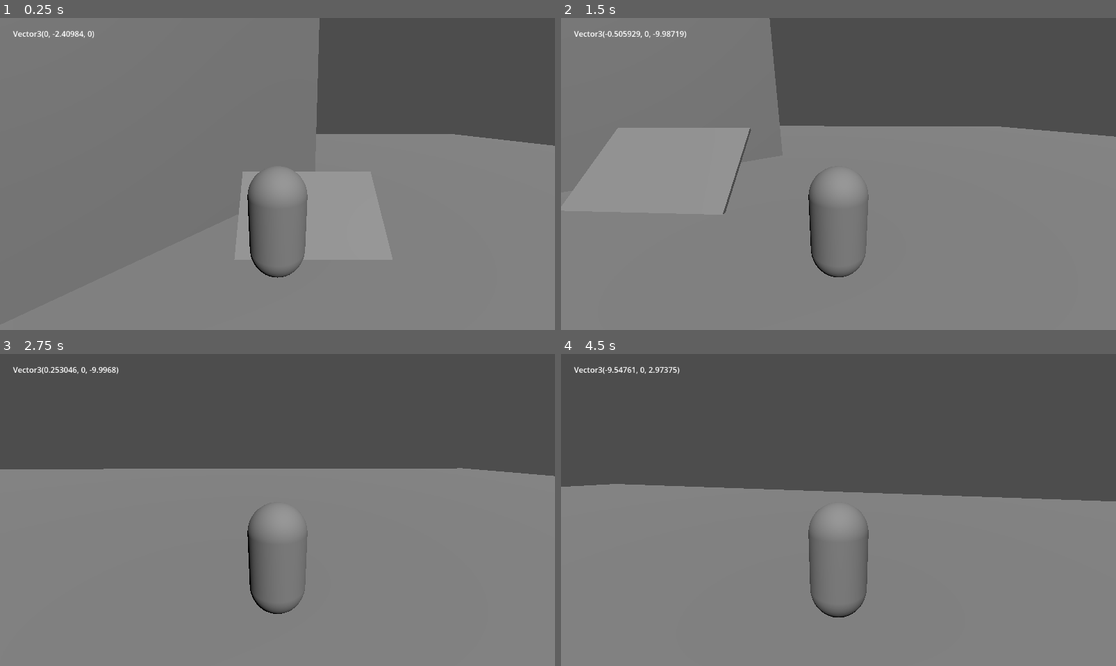
Above: before the commit, frames 1-4 (two rows, left to right).
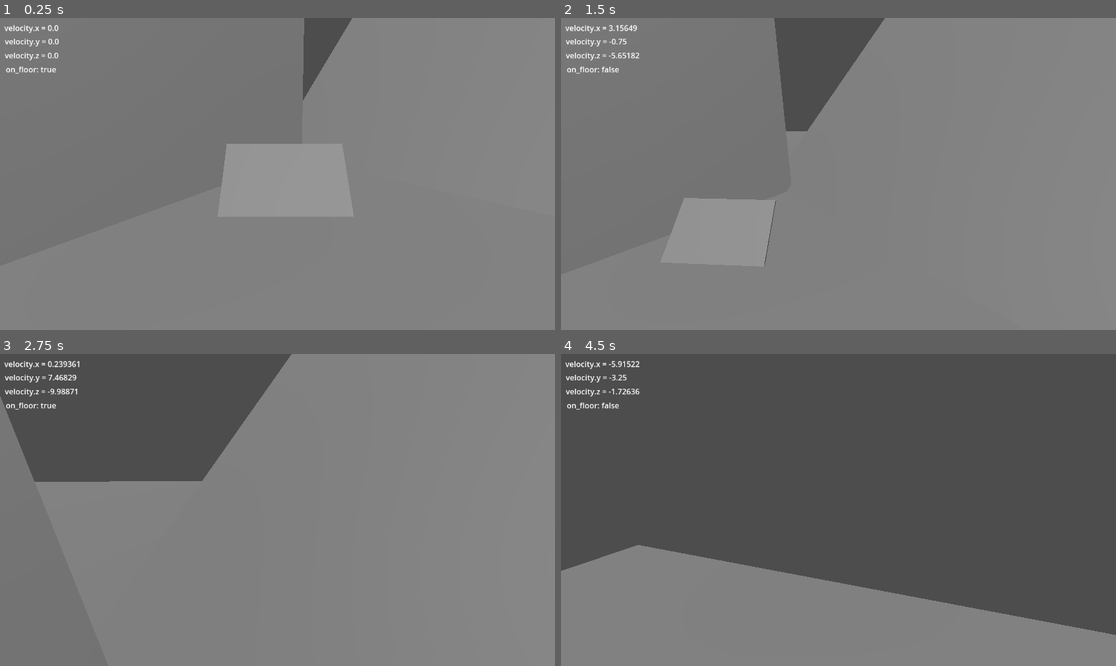
Above: after the commit, the same moments.

Repository: Gamepro5/Custom_CharacterBody3D_Movement_System
Game: Godot game, scene res://world.tscn
Two runs of this game, one before a commit and one after it. Both use one fixed random seed, a clock stepped at 60 frames per second and the inputs below.
Inputs (mouse positions are in pixels of both pictures, inside the frame that each line leads up to):
- Up to frame 1 (0.25 s): no input
- Up to frame 2 (1.5 s): move the mouse to (960, 158) at 0.52 s; press the mouse at (960, 158) at 0.53 s; hold D (right) 0.53-1.28 s; tap Space (jump) at 0.77, 0.8, 1.07, 1.35 s; move the mouse to (810, 174) at 1.27 s; release the mouse at (810, 174) at 1.28 s; hold W (forward) from 1.28 s (still down)
- Up to frame 3 (2.75 s): keep holding W (forward); tap Space (jump) at 1.52, 1.82, 2.3 s; click (249, 510) at 1.55 s; move the mouse to (288, 503) at 2.02 s; press the mouse at (288, 503) at 2.03 s
- Up to frame 4 (4.5 s): move the mouse to (832, 516) at 2.77 s; release the mouse at (832, 516) at 2.78 s; click (832, 516) at 2.85 s; tap Space (jump) at 3.02, 3.32, 3.6, 3.77, 4.07 s; move the mouse to (877, 513) at 3.52 s; tap Escape (ui_cancel) at 4.15 s; move the mouse to (672, 463) at 4.27 s; release W (forward) at 4.28 s; hold A (left) from 4.28 s (still down); click (672, 463) at 4.35 s

The runs differ from the first frame. In frame 1, 20% of the frame differs, in the area x 0-100%, y 0-84%; in frame 2, 26%; in frame 3, 24%; in frame 4, 31%, in the area x 0-100%, y 2-90%.

Commit message:
Update 1

Diff:
--- a/Player.gd
+++ b/Player.gd
@@ -3,16 +3,22 @@
 
 const SPEED = 10
 const JUMP_VELOCITY = 10
+var ACCELERATION = 5
 var mouse_axis = Vector2.ZERO
 var vertical
 var horizontal
-# Get the gravity from the project settings to be synced with RigidBody nodes.
-var gravity = ProjectSettings.get_setting("physics/3d/default_gravity")
+var gravity = 15#ProjectSettings.get_setting("physics/3d/default_gravity")
 var vel = Vector3(0,0,0)
 var max_floor_angle = deg_to_rad(89)
-var last_floor_normal = Vector3.UP
+var last_col_normal = Vector3.UP
 @onready var label = $VelocityLabel
+@onready var label2 = $on_floor
 var previous_vel = Vector3.ZERO
+var on_floor = false;
+var on_wall = false;
+var on_ceiling = false;
+var impulse_vel = Vector3.ZERO
+var snap_vector = Vector3.UP
 
 func _input(event: InputEvent) -> void:
 	if event.is_action_pressed("ui_cancel"):
@@ -41,55 +47,89 @@
 	# As good practice, you should replace UI actions with custom gameplay actions.
 	var input_dir = Input.get_vector("left", "right", "forward", "backward")
 	var dir = (transform.basis * Vector3(input_dir.x, 0, input_dir.y)).normalized()
+	"""
 	if dir:
 		vel.x = dir.x * SPEED
 		vel.z = dir.z * SPEED
 	else:
 		vel.x = move_toward(vel.x, 0, SPEED)
 		vel.z = move_toward(vel.z, 0, SPEED)
+	"""
+	var temp = vel.y
+	vel = vel.lerp(dir*SPEED, ACCELERATION * delta)
+	vel.y = temp
 
-	$RayCast3d.set_rotation(- $RayCast3d.get_parent().rotation)
-	$RayCast3d.target_position = vel;
+	$Velocity.set_rotation(- $Velocity.get_parent().rotation)
+	$Velocity.target_position = vel/5;
+
+	$SurfaceNormal.set_rotation(- $SurfaceNormal.get_parent().rotation)
+	$SurfaceNormal.target_position = last_col_normal*SPEED/5;
+
+	$HorizontalVel.set_rotation(- $HorizontalVel.get_parent().rotation)
+	$HorizontalVel.target_position = Vector3(vel.x,0,vel.z)/5;
+
+
 	#(0.01+vel.length()*delta)
-	var floor_check_vector = Vector3.DOWN*(rad_to_deg(last_floor_normal.angle_to(Vector3.UP))+1)*10
-	var ground_check = move_and_collide(floor_check_vector*delta, true)
+	#var snap_vector = Vector3.DOWN*(rad_to_deg(last_col_normal.angle_to(Vector3.UP))+1)*10
+	if (snap_vector != Vector3.ZERO): # we don't want to snap if we received an impulse (like jumping)!
+		snap_vector = -last_col_normal * (abs(vel.y)+1) * 0.01
+
+	if Input.is_action_just_pressed("jump") and on_floor:
+		last_col_normal = Vector3.UP
+		vel.y = JUMP_VELOCITY
+		on_floor = false;
+		snap_vector = Vector3.ZERO
+
+	$snapVector.set_rotation(- $snapVector.get_parent().rotation)
+	$snapVector.target_position = snap_vector;
+	#print(snap_vector)
+	var ground_check = move_and_collide(snap_vector, true)
+	#if !ground_check:
+		#ground_check = move_and_collide(Vector3.DOWN * (abs(vel.y)+0.1) * 0.005, true)
 	if ground_check: #on floor
 		var normal = ground_check.get_normal()
-		ground_check = move_and_collide(Vector3.DOWN*0.01, true)
+		ground_check = move_and_collide(Vector3.DOWN*0.05, true)
 		if !ground_check:
-			move_and_collide(floor_check_vector)
+			move_and_collide(Vector3.DOWN*0.5) #snap
 		vel.y = 0;
-		last_floor_normal = normal;
+		last_col_normal = normal;
 		if (normal.angle_to(Vector3.UP) <= max_floor_angle): #slope counts as the floor
+			on_floor = true
 			vel.y = (-normal.z*vel.z-normal.x*vel.x)/normal.y
 			if (normal.y == 0): #safeguard. if the y normal of the slope is 0, it means you are trying to climb a completley vertical wall. Good luck with that lol.
 				vel.y = 0
+		### this may need to be done recursively
 		var col = move_and_collide(vel*delta)
 		if col:
 			normal = col.get_normal()
-			last_floor_normal = normal;
+			last_col_normal = normal;
 			if (normal.angle_to(Vector3.UP) <= max_floor_angle): #slope counts as the floor
+				on_floor = true
 				vel.y = (-normal.z*vel.z-normal.x*vel.x)/normal.y
 				if (normal.y == 0): #safeguard. if the y normal of the slope is 0, it means you are trying to climb a completley vertical wall. Good luck with that lol.
 					vel.y = 0
 				move_and_collide(vel*delta)
+		###
 			else: #slope is not the floor. it is either a ceiling or a wall.
+				on_floor = false
 				velocity = vel
-				move_and_slide()
+				move_and_slide() #placeholder
 
 	else:
-		if (last_floor_normal.angle_to(Vector3.UP) >= deg_to_rad(45)):
-			if ((vel.x == 0 && previous_vel.x != 0) && (vel.z == 0 && previous_vel.z != 0)): #just stopped moving
-				vel.y = 0;
-			print(last_floor_normal.angle_to(Vector3.UP), "  ", deg_to_rad(45))
-			print("error! correcting...")
-			move_and_collide(Vector3(0,-(abs(vel.y)),0))
-			last_floor_normal = Vector3.UP
-		else:
-			vel.y -= gravity * delta
-			move_and_collide(vel*delta)
+		on_floor = false
+		print(last_col_normal, "  ", previous_vel.y)
+		if (last_col_normal == Vector3(0,1,0) && previous_vel.y == 0):
+			push_error("ERROR! Godot Collision Engine most likely reported a false negative just now. Snap Vector is: ", snap_vector)
+			on_floor = true;
+		vel.y -= gravity * delta
+		var col = move_and_collide(vel*delta)
+		if col:
+			snap_vector = -last_col_normal * (abs(vel.y)+1) * 0.01
+
 
 	previous_vel = vel
 
-	label.text = var_to_str(vel)
-	print(floor_check_vector*delta)
+	$velx.text = "velocity.x = " + var_to_str(vel.x)
+	$vely.text = "velocity.y = " + var_to_str(vel.y)
+	$velz.text =  "velocity.z = " + var_to_str(vel.z)
+	label2.text = "on_floor: " + var_to_str(on_floor)
--- a/Player.tscn
+++ b/Player.tscn
@@ -11,27 +11,72 @@
 script = ExtResource("1_t7smq")
 
 [node name="CollisionShape3d" type="CollisionShape3D" parent="."]
-shape = SubResource("CapsuleShape3D_p5nwa")
+shape = SubResource("CapsuleShape3D_1js60")
 
 [node name="Head" type="Node3D" parent="."]
 transform = Transform3D(1, 0, 0, 0, 1, 0, 0, 0, 1, 0, 0.567, 0)
 
 [node name="Camera" type="Camera3D" parent="Head"]
-visible = false
 
 [node name="Camera2" type="Camera3D" parent="Head"]
-transform = Transform3D(1, 0, 0, 0, 0.959294, 0.282408, 0, -0.282408, 0.959294, 0, 1.24961, 3.17652)
+transform = Transform3D(1, 0, 0, 0, 0.940371, 0.34015, 0, -0.34015, 0.940371, 0, 2.53898, 3.67285)
 current = true
 
-[node name="RayCast3d" type="RayCast3D" parent="."]
+[node name="Velocity" type="RayCast3D" parent="."]
 target_position = Vector3(1, 0, 0)
+collision_mask = 0
+collide_with_bodies = false
 debug_shape_custom_color = Color(1, 0, 0, 1)
 
+[node name="snapVector" type="RayCast3D" parent="."]
+target_position = Vector3(1, 0, 0)
+collision_mask = 0
+collide_with_bodies = false
+debug_shape_custom_color = Color(1, 1, 0, 1)
+debug_shape_thickness = 4
+
+[node name="SurfaceNormal" type="RayCast3D" parent="."]
+target_position = Vector3(1, 0, 0)
+collision_mask = 0
+collide_with_bodies = false
+debug_shape_custom_color = Color(0, 1, 0, 1)
+
+[node name="HorizontalVel" type="RayCast3D" parent="."]
+target_position = Vector3(1, 0, 0)
+collision_mask = 0
+collide_with_bodies = false
+debug_shape_custom_color = Color(0, 0, 1, 1)
+
 [node name="MeshInstance3d" type="MeshInstance3D" parent="."]
+visible = false
 mesh = SubResource("CapsuleMesh_56ycl")
 
-[node name="VelocityLabel" type="Label" parent="."]
-offset_left = 27.0
-offset_top = 21.0
-offset_right = 67.0
-offset_bottom = 44.0
+[node name="velx" type="Label" parent="."]
+offset_left = 9.0
+offset_top = 9.0
+offset_right = 70.0
+offset_bottom = 35.0
+text = "vel_x
+"
+
+[node name="vely" type="Label" parent="."]
+offset_left = 10.0
+offset_top = 37.0
+offset_right = 71.0
+offset_bottom = 63.0
+text = "vel_y"
+
+[node name="velz" type="Label" parent="."]
+offset_left = 10.0
+offset_top = 66.0
+offset_right = 71.0
+offset_bottom = 92.0
+text = "vel_z"
+
+[node name="on_floor" type="Label" parent="."]
+offset_left = 12.0
+offset_top = 95.0
+offset_right = 76.0
+offset_bottom = 121.0
+text = "on_floor
+"
--- /dev/null
+++ b/PrimitiveCharacterBodyController.gd
@@ -0,0 +1,51 @@
+extends CharacterBody3D
+
+
+const SPEED = 5.0
+const JUMP_VELOCITY = 4.5
+var mouse_axis = Vector2.ZERO
+
+# Get the gravity from the project settings to be synced with RigidBody nodes.
+var gravity = ProjectSettings.get_setting("physics/3d/default_gravity")
+
+func _input(event: InputEvent) -> void:
+	if event.is_action_pressed("ui_cancel"):
+		#get_tree().quit() # Quits the game
+		Input.set_mouse_mode(Input.MOUSE_MODE_VISIBLE)
+
+	if event.is_action_pressed("mouse_input"):
+		Input.set_mouse_mode(Input.MOUSE_MODE_CAPTURED)
+
+	if event is InputEventMouseMotion:
+		mouse_axis = event.relative
+
+		var horizontal: float = -mouse_axis.x * 0.05
+		var vertical: float = -mouse_axis.y * 0.05
+
+		mouse_axis = Vector2(0,0)
+		rotate_y(deg_to_rad(horizontal))
+		$Head.rotate_x(deg_to_rad(vertical))
+		#print($Head.rotation)
+		$Head.rotation.x = clamp($Head.rotation.x, deg_to_rad(-90), deg_to_rad(90))
+
+func _physics_process(delta):
+	# Add the gravity.
+	if not is_on_floor():
+		velocity.y -= gravity * delta
+
+	# Handle Jump.
+	if Input.is_action_just_pressed("jump") and is_on_floor():
+		velocity.y = JUMP_VELOCITY
+
+	# Get the input direction and handle the movement/deceleration.
+	# As good practice, you should replace UI actions with custom gameplay actions.
+	var input_dir = Input.get_vector("left", "right", "forward", "backward")
+	var direction = (transform.basis * Vector3(input_dir.x, 0, input_dir.y)).normalized()
+	if direction:
+		velocity.x = direction.x * SPEED
+		velocity.z = direction.z * SPEED
+	else:
+		velocity.x = move_toward(velocity.x, 0, SPEED)
+		velocity.z = move_toward(velocity.z, 0, SPEED)
+
+	move_and_slide()
--- a/project.godot
+++ b/project.godot
@@ -54,4 +54,4 @@
 
 [physics]
 
-common/physics_ticks_per_second=244
+common/physics_ticks_per_second=240
--- a/world.tscn
+++ b/world.tscn
@@ -30,6 +30,15 @@
 [node name="MeshInstance3d" type="MeshInstance3D" parent="StaticBody3d2"]
 mesh = SubResource("BoxMesh_1l8l2")
 
+[node name="StaticBody3d4" type="StaticBody3D" parent="."]
+transform = Transform3D(22.7122, -0.287422, -23.3805, 0, 0.425092, -34.3102, 20.9942, 0.310942, 25.2938, 10.4741, 0, -1.19899)
+
+[node name="CollisionShape3d" type="CollisionShape3D" parent="StaticBody3d4"]
+shape = SubResource("BoxShape3D_4gg8d")
+
+[node name="MeshInstance3d" type="MeshInstance3D" parent="StaticBody3d4"]
+mesh = SubResource("BoxMesh_1l8l2")
+
 [node name="StaticBody3d3" type="StaticBody3D" parent="."]
 transform = Transform3D(15.4563, 0.308409, 2.14828, 0, 0.0111966, -99.961, -18.6172, 0.256046, 1.78354, -6.29258, 0, -1.19899)
 
@@ -39,11 +48,8 @@
 [node name="MeshInstance3d" type="MeshInstance3D" parent="StaticBody3d3"]
 mesh = SubResource("BoxMesh_1l8l2")
 
-[node name="CharacterBody3d" parent="." instance=ExtResource("1_u6abr")]
-transform = Transform3D(1, 0, 0, 0, 1, 0, 0, 0, 1, -1.17094, 3.58832, 0.656615)
-floor_constant_speed = true
-floor_max_angle = 3.14159
-floor_snap_length = 0.05
-
 [node name="Pill" parent="." instance=ExtResource("3_g13kx")]
 transform = Transform3D(1, 0, 0, 0, 1, 0, 0, 0, 1, 0.59429, 2.68534, 6.42364)
+
+[node name="CharacterBody3d" parent="." instance=ExtResource("1_u6abr")]
+transform = Transform3D(1, 0, 0, 0, 1, 0, 0, 0, 1, -0.311509, 1.65135, 1.28223)
Not shown: 1 places in Player.tscn that only renumber resources
Not shown, changed: README.md
